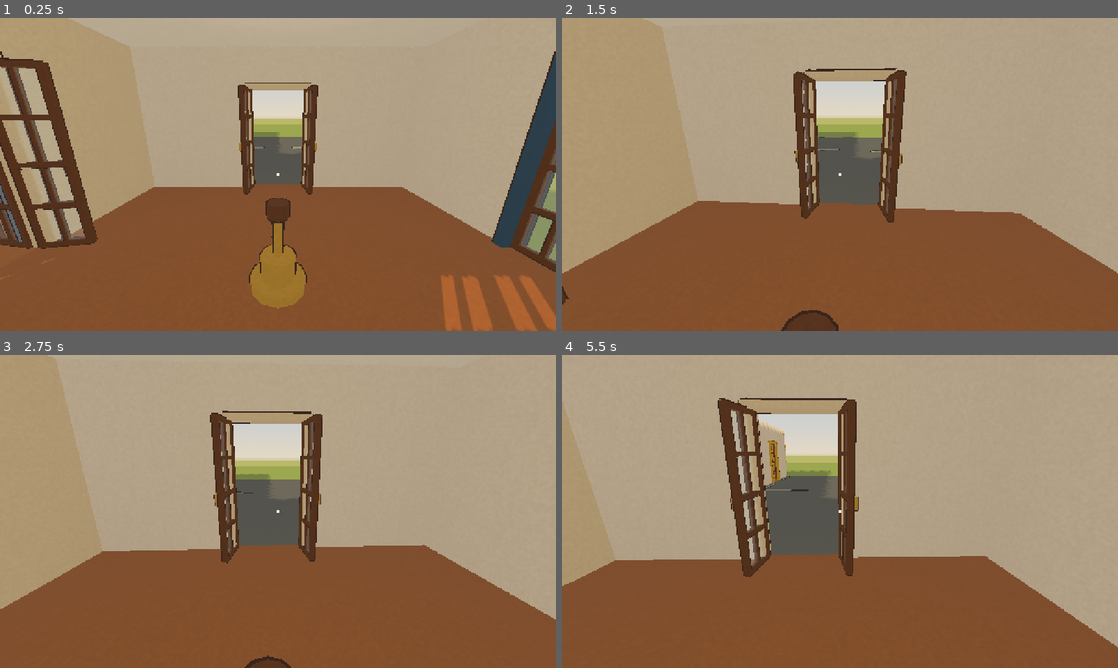
Above: before the commit, frames 1-4 (two rows, left to right).
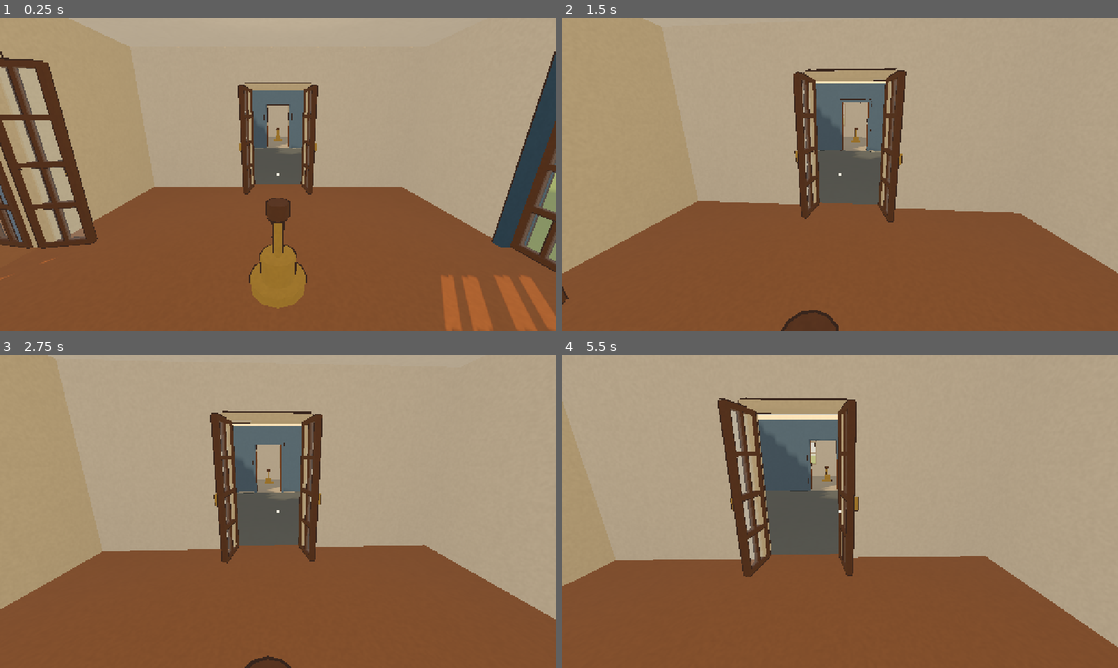
Above: after the commit, the same moments.

Repository: naturalnick/belvedere
Game: Godot game, scene res://scenes/manor.tscn
The game is run twice, just before and just after one commit, with the same random seed, the same clock (stepped at 60 frames per second) and the same inputs.
Inputs (mouse positions are in pixels of both pictures, inside the frame that each line leads up to):
- Up to frame 1 (0.25 s): no input
- Up to frame 2 (1.5 s): tap Enter at 0.5 s; move the mouse to (867, 174) at 0.52 s; hold W from 0.53 s (still down); tap E at 0.6, 1.35 s; click (867, 174) at 0.67 s; move the mouse to (812, 174) at 1.27 s
- Up to frame 3 (2.75 s): keep holding W; move the mouse to (289, 505) at 2.02 s; tap E at 2.1 s
- Up to frame 4 (5.5 s): keep holding W; tap Space at 2.75, 5 s; move the mouse to (834, 517) at 2.77 s; tap E every 0.75 s from 2.85 to 5.1 s; click (834, 517) at 2.92 s; tap Enter at 3.5 s; move the mouse to (878, 514) at 3.52 s; move the mouse to (795, 508) at 4.27 s; move the mouse to (845, 511) at 5.02 s; click (845, 511) at 5.17 s

The runs differ from the first frame. In frame 1, 1.5% of the frame differs, in the area x 45-55%, y 23-42%; in frame 2, 2.4%; in frame 3, 2.4%; in frame 4, 3.0%, in the area x 35-50%, y 19-44%.

Commit message:
Restore eight-room single-gap default while retaining lawn access

Diff:
--- a/scripts/manor.gd
+++ b/scripts/manor.gd
@@ -20,21 +20,26 @@
 func _ready() -> void:
 	var demo := false
 	var classic := OS.get_cmdline_user_args().has("--classic")
-	if not classic:
+	var three_gaps := OS.get_cmdline_user_args().has("--courtyard")
+	if three_gaps:
 		seed_name = "courtyard"
+	elif not classic:
+		seed_name = "A"
 	for arg in OS.get_cmdline_user_args():
 		if arg.begins_with("--seed="):
 			seed_name = arg.trim_prefix("--seed=")
 		elif arg == "--demo":
 			demo = true
-	if not classic and seed_name not in ["courtyard", "A"]:
-		printerr("The courtyard prototype has one fixed start; use --classic for the old seed table.")
+	if three_gaps and seed_name not in ["courtyard", "A"]:
+		printerr("The three-gap prototype has one fixed start; omit --courtyard to use other seeds.")
 		get_tree().quit(1)
 		return
-	rules = ManorRules.from_seed(seed_name) if classic else ManorRules.courtyard_start()
+	rules = ManorRules.courtyard_start() if three_gaps else ManorRules.from_seed(seed_name)
 	if rules == null:
 		get_tree().quit(1)
 		return
+	if not classic:
+		rules.courtyards = true
 	_build_world()
 	for id in rules.board:
 		if id == -1:
--- a/scripts/manor_rules.gd
+++ b/scripts/manor_rules.gd
@@ -112,7 +112,8 @@
 	var ordered := Array(board)
 	ordered.sort()
 	if courtyards:
-		return ordered == [-1, -1, -1, 0, 1, 2, 3, 5, 7] and (player == OUTSIDE or (player == -1 and gap_slot >= 0 and gap_slot < 9 and board[gap_slot] == -1) or (player >= 0 and board.has(player)))
+		var layout_valid := ordered == [-1, -1, -1, 0, 1, 2, 3, 5, 7] or ordered == [-1, 0, 1, 2, 3, 5, 6, 7, 8]
+		return layout_valid and (player == OUTSIDE or (player == -1 and gap_slot >= 0 and gap_slot < 9 and board[gap_slot] == -1) or (player >= 0 and board.has(player)))
 	return ordered == [-1, 0, 1, 2, 3, 5, 6, 7, 8] and board.has(player)
 
 func key() -> int:
--- a/tests/courtyard_tests.gd
+++ b/tests/courtyard_tests.gd
@@ -51,7 +51,7 @@
 	main.player.automated = true
 	await physics_frame
 	await physics_frame
-	check(main.rules.courtyards and main.rooms.size() == 6 and main.gap_floors.size() == 3, "default launch builds new room setup")
+	check(main.rules.courtyards and main.rooms.size() == 6 and main.gap_floors.size() == 3, "explicit courtyard launch builds six-room setup")
 	check(main.perimeter.is_empty(), "no house perimeter barrier")
 	var original := main.rules.copy()
 	var original_position := main.player.position
--- /dev/null
+++ b/tests/single_gap_tests.gd
@@ -0,0 +1,56 @@
+extends SceneTree
+
+var checks := 0
+var failures := 0
+
+func _initialize() -> void:
+	call_deferred("run")
+
+func check(condition: bool, message: String) -> void:
+	checks += 1
+	if not condition:
+		failures += 1
+		printerr("FAIL: ", message)
+
+func run() -> void:
+	var main: Manor = load("res://scenes/manor.tscn").instantiate()
+	root.add_child(main)
+	main.player.automated = true
+	await physics_frame
+	await physics_frame
+	check(main.rooms.size() == 8 and main.gap_floors.size() == 1, "default launch is eight rooms, one gap")
+	check(main.rules.board == ManorRules.from_seed("A").board, "default retains familiar seed A arrangement")
+	check(main.rules.valid() and main.rules.courtyards and main.perimeter.is_empty(), "outdoor access remains enabled")
+	var driver: Node = load("res://tools/demo_driver.gd").new()
+	root.add_child(driver)
+	driver.main = main
+	driver.started = Time.get_ticks_msec()
+	await driver.walk_direction(ManorRules.E)
+	await driver.walk_to(Vector3(0, 0, 11))
+	check(main.rules.player == ManorRules.OUTSIDE and main.rules.valid(), "single gap still exits onto lawn")
+	check(not main.request_slide(ManorRules.N), "cannot slide from lawn")
+	await driver.walk_to(ManorGeometry.center(7))
+	check(main.rules.player == -1 and main.rules.slot() == 7, "single gap permits reentry")
+	await driver.walk_direction(ManorRules.W)
+	await driver.approach_lever(main.rooms[7])
+	main.player.aim_at(main.rooms[7].lever.global_position + Vector3.UP * 0.8)
+	check(main.player.begin_interact(), "lever reachable after lawn excursion")
+	main.player.select_pull(ManorRules.E)
+	main.player.release_interact()
+	check(main.sliding, "slide starts")
+	while main.sliding:
+		await process_frame
+	check(main.rules.slot() == 7 and main.rules.board.count(-1) == 1 and main.gap_floors.has(6), "slide moves sole gap to vacated slot")
+	check(main.rules.valid(), "single-gap state remains valid")
+	for door in main.rooms[7].doors:
+		if door.is_front:
+			check(not door.opened and door.gate.collision_layer == 1, "front door stays locked")
+	var state := main.rules.copy()
+	state.board = PackedInt32Array(ManorRules.HOME)
+	check(not state.solved(), "restoring layout does not add a win trigger")
+	check(ManorRules.from_key(main.rules.key()).key() == main.rules.key(), "single-gap outdoor state key round trips")
+	print("Single gap: %d checks, %d failures" % [checks, failures])
+	main.queue_free()
+	driver.queue_free()
+	await process_frame
+	quit(1 if failures else 0)
--- a/tools/demo_driver.gd
+++ b/tools/demo_driver.gd
@@ -17,8 +17,8 @@
 			shots_dir = arg.trim_prefix("--shots=")
 		if arg.begins_with("--mode="):
 			mode = arg.trim_prefix("--mode=")
-	if mode not in ["solve", "review", "courtyard"]:
-		printerr("Capture mode must be solve, review or courtyard")
+	if mode not in ["solve", "review", "courtyard", "single-gap"]:
+		printerr("Capture mode must be solve, review, courtyard or single-gap")
 		get_tree().quit(1)
 		return
 	DirAccess.make_dir_recursive_absolute(shots_dir)
@@ -27,6 +27,8 @@
 	var shot_names := ["01_spawn", "02_window", "03_lever_held", "04_mid_slide", "05_solved", "06_front_door_open"]
 	if mode == "courtyard":
 		shot_names = ["01_spawn", "02_courtyards", "03_outside", "04_lever_held", "05_mid_slide", "06_multiple_directions", "07_shifted"]
+	elif mode == "single-gap":
+		shot_names = ["01_spawn", "02_outside", "03_shifted"]
 	for name_value in shot_names:
 		DirAccess.remove_absolute(shots_dir.path_join(name_value + ".png"))
 	DisplayServer.window_move_to_foreground()
@@ -39,6 +41,11 @@
 		await shot("00_play_gate")
 		await check_pointer_input()
 	await shot("01_spawn")
+	if mode == "single-gap":
+		await single_gap_views()
+		print("Single-gap capture: %d screenshots; %d checks, %d failures; %.2fs" % [shot_count, checks, failures, elapsed()])
+		get_tree().quit(1 if failures else 0)
+		return
 	if mode == "courtyard":
 		await courtyard_views()
 		print("Courtyard capture: %d screenshots; %d checks, %d failures; %.2fs" % [shot_count, checks, failures, elapsed()])
@@ -117,6 +124,29 @@
 	print("Capture: %d screenshots; %d checks, %d failures; %d slides; %.2fs" % [shot_count, checks, failures, main.slides, elapsed()])
 	get_tree().quit(1 if failures else 0)
 
+func single_gap_views() -> void:
+	_check(main.rooms.size() == 8 and main.gap_floors.size() == 1, "eight rooms and one gap")
+	await check_pointer_input()
+	await walk_direction(ManorRules.E)
+	await walk_to(Vector3(0, 0, 12))
+	_check(main.rules.player == ManorRules.OUTSIDE, "gap still leads to lawn")
+	main.player.aim_at(Vector3(0, 1.4, 0))
+	await shot("02_outside")
+	await walk_to(ManorGeometry.center(7))
+	_check(main.rules.player == -1 and main.rules.slot() == 7, "return through single gap")
+	await walk_direction(ManorRules.W)
+	await approach_lever(main.rooms[7])
+	main.player.aim_at(main.rooms[7].lever.global_position + Vector3.UP * 0.8)
+	await hold_lever_input(ManorRules.E, true)
+	release_lever_input(true)
+	_check(main.sliding, "lever starts slide")
+	while main.sliding:
+		await get_tree().process_frame
+	_check(main.rules.slot() == 7 and main.rules.board.count(-1) == 1 and main.gap_floors.has(6), "slide preserves one gap")
+	_check(not main.won and not main.carpet.visible, "no new win trigger")
+	main.player.aim_at(ManorGeometry.center(6) + Vector3.UP * 1.4)
+	await shot("03_shifted")
+
 func courtyard_views() -> void:
 	_check(main.rules.courtyards and main.rooms.size() == 6 and main.gap_floors.size() == 3, "six-room courtyard scene")
 	await check_pointer_input()
Not shown, added: tests/single_gap_tests.gd.uid
Not shown, changed: AGENTS.md
Not shown, changed: docs/SPEC.md
Not shown, changed: tools/capture.sh
Not shown, changed: tools/test.sh
